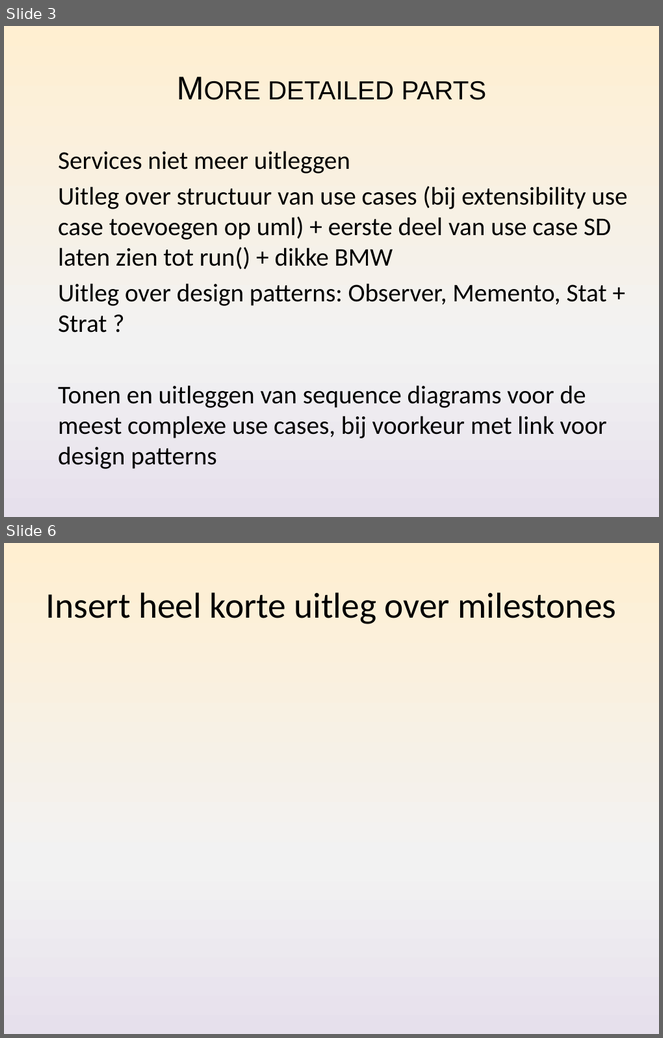
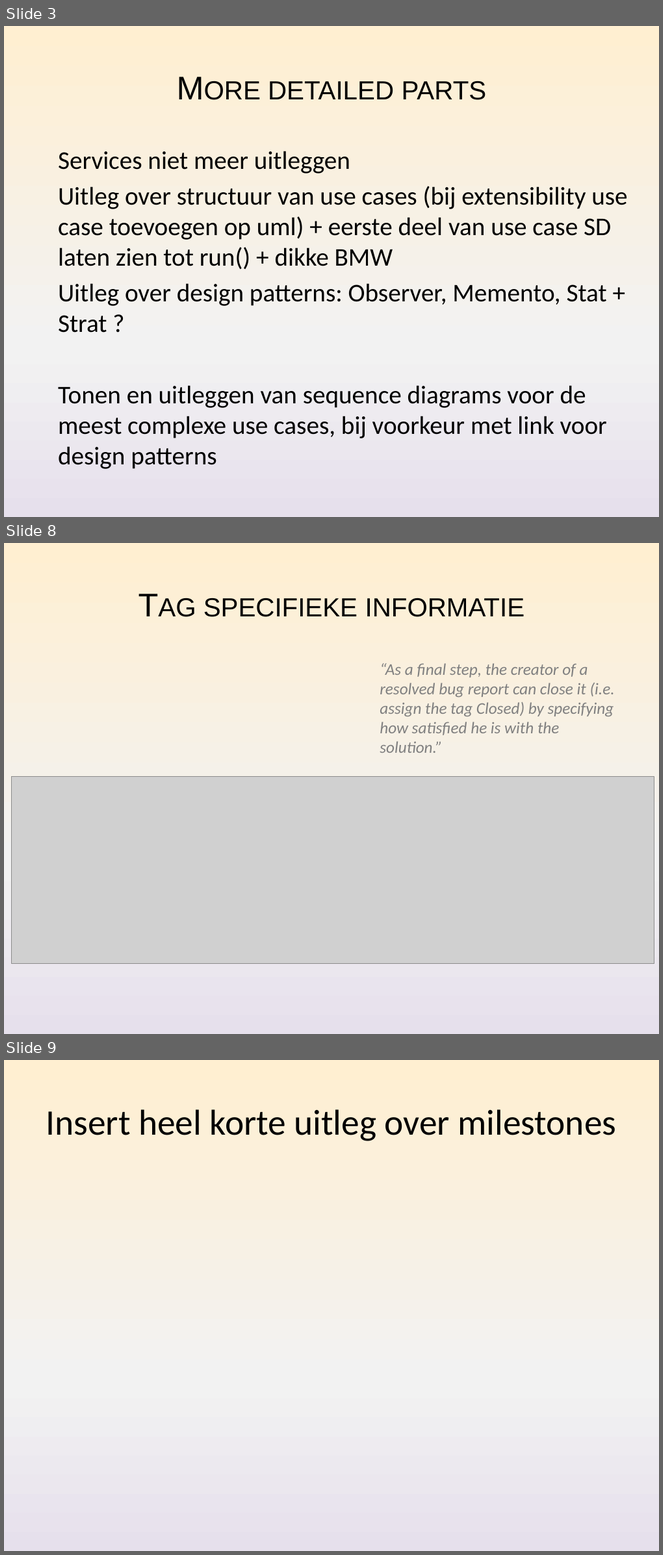
Before and after one commit to Nickelium/Software-Development, a slide deck: Presentaties/Iteratie 2/SWOP Presentatie 2 Inhoud.pptx. Shown one above the other, each under a label of ours: slides 3 and 6 before the commit, slides 3, 8 and 9 after it; the slides between them are not shown. The pictures are 663x1038 and 663x1555 pixels, drawn with LibreOffice and Linux fonts; fonts in the diff are those of the drawing; grey boxes stand for pictures. Boxes give left, top, right and bottom in pixels: in the first picture for what was removed or moved away, otherwise in the second. Text is boxed around its words. In the diff, an @@ line names an element or a change of style, - is before the commit and + after.

```diff
--- a/Presentaties/Iteratie 2/SWOP Presentatie 2 Inhoud.pptx
+++ b/Presentaties/Iteratie 2/SWOP Presentatie 2 Inhoud.pptx
@@ slide 8 added at (4,543,659,1034), background gradient #FFEFD1 to #F2F2F2 to #E6E0EC @@
@@ title added at (204,598,525,617), 36 pt, text #000000, small capitals @@
+Tag specifieke informatie
@@ text added at (380,663,615,753), 18 pt, text #808080, italic @@
+“As a final step, the creator of a resolved bug report can close it (i.e. assign the tag Closed) by specifying how satisfied he is with the solution.”
@@ picture added at (12,776,654,964) @@
@@ what was slide 6 is now slide 9 @@
```
Also in this commit, not shown: 1 slide changed, 3 other slides added, 1 slide removed, 8 other files.
